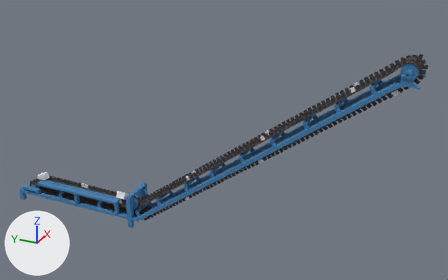
An edit to the glTF model public/animated/皮带机.glb, drawn before and after from the same camera.
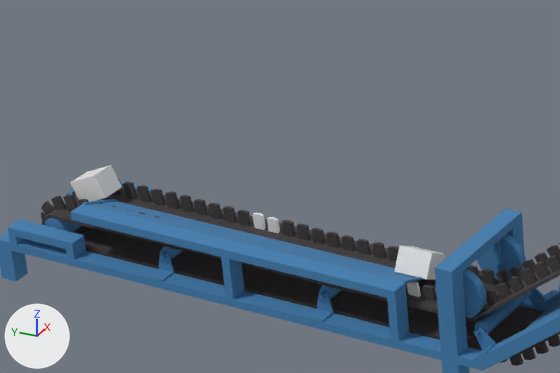
Old and new are each drawn whole from a camera (50 mm lens) standing at (-9.52, -0.97, 7.26) and looking at (0.66, 3.61, 2.17) and again close up on the part from 4% to 35% of the width and 47% to 79% of the height. Every picture has the same lights, and +X, +Y and +Z are marked at lower left. Where no turn or scale is listed for an object, it has been applied to the vertices. Vertices at the same position are counted once.

The first close-up shows '皮带机机械', '皮带机皮带', '立方体', '立方体.001'.
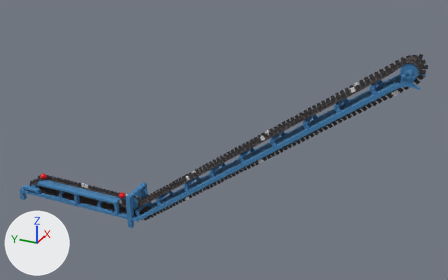
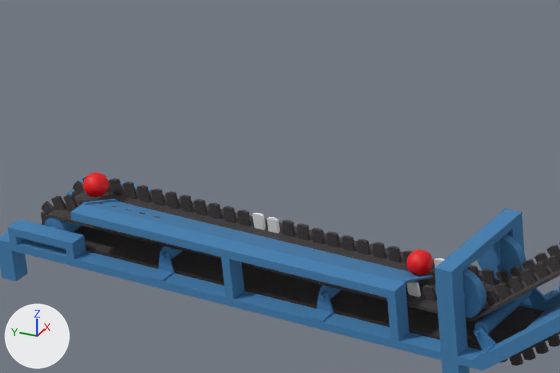
What changed in the scene script:
```text
Add mat_材质_001:
    mat_材质_001 = principled_material('材质.001')
    mat_材质_001.base_color = (0.8, 0.0, 0.00308)  # red #e7000a
Change me_立方体:
    used by ob_立方体; location = (0.389, 8.07, 0.526); rotation_euler = (-0.43, 0.0, 0.0), in degrees (-25, 0, 0); scale = (-0.0705, -0.101, -0.0705)
    remove me_立方体.from_pydata(...)  # 8 vertices, 12 faces; spans x -1.0..1.0, y -1.0..1.0, z -1.0..1.0
    remove me_立方体.materials.append(mat_material_001)  # white #e7e7e7
    add me_立方体.from_pydata(...)  # 482 vertices, 960 faces; spans x -1.0..1.0, y -1.0..1.0, z -1.0..1.0
    me_立方体 part 1: 8 vertices removed from x -1.0..1.0, y -1.0..1.0, z -1.0..1.0; 482 vertices added at x -1.0..1.0, y -1.0..1.0, z -1.0..1.0, forming a UV sphere (32 segments, 16 rings, poles along z)
    add me_立方体.materials.append(mat_材质_001)  # red #e7000a
Change ob_立方体:
    ob_立方体.rotation_euler: (-0.43, 0.0, 0.0) -> (0.43, 3.142, 0.0)  # degrees (-25, 0, 0) -> degrees (25, 180, 0)
    ob_立方体.scale: (-0.0705, -0.101, -0.0705) -> (0.0705, 0.071, 0.0705)
Change ob_立方体_001:
    ob_立方体_001: bpy.data.objects.new('立方体.001', me_立方体_009) -> bpy.data.objects.new('立方体.001', me_立方体)
    ob_立方体_001.scale: (-0.0705, -0.101, -0.0705) -> (-0.0705, -0.071, -0.0705)
```

Changed parts and their boxes (x1, y1, x2, y2) in the close-ups (560 x 373 px):
'立方体.001', reshaped, rescaled (46% narrower, 22% shorter): before (394, 245, 445, 280); after (406, 249, 433, 276)
'立方体', reshaped, turned, rescaled: before (70, 165, 122, 202); after (83, 172, 109, 197)
part 1 of me_立方体, built on: before (70, 165, 122, 202); after (83, 172, 433, 276)
